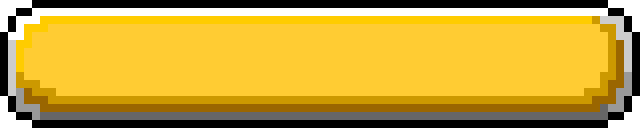
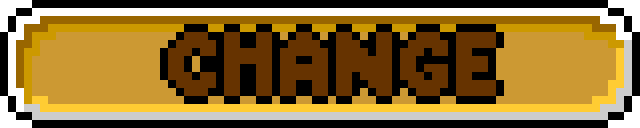
Two versions of the same layered image (640 x 128). Layer-by-layer changes:
added layer "text_change_pressed" above "text_change" over (160, 24, 504, 104)
showed "Копия Фон" over (8, 16, 632, 120)
hid "Фон" over (8, 16, 632, 120)
